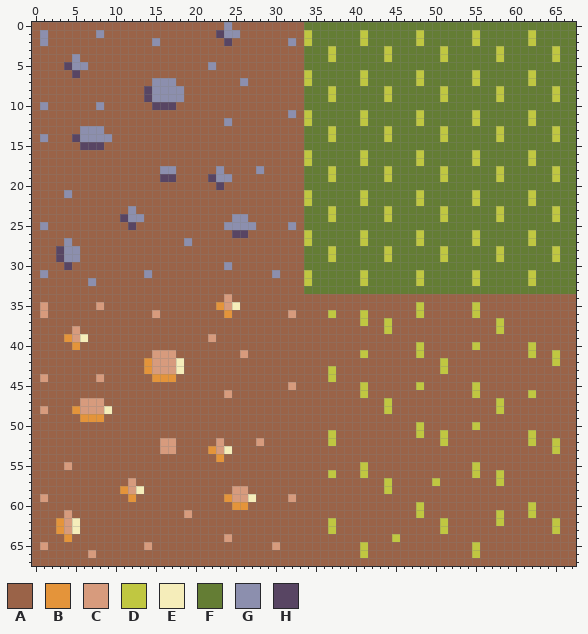
Edited in one commit: pixel-art file (resources/maps/tiles.aseprite). The first picture shows the starting point.
68x68 pixels, 1 frame.
Visible layers, top first: "Layer 3", "Layer 2", "Layer 1".
Palette (. is transparent): A #9a6348  B #e4943a  C #d79b7d  D #c0c741  E #f5edba  F #647d34  G #8c8fae  H #584563
Pixels before, first column x 0:
 0 AAAAAAAAAAAAAAAAAAAAAAAAGAAAAAAAAAFFFFFFFFFFFFFFFFFFFFFFFFFFFFFFFFFF
 1 AGAAAAAAGAAAAAAAAAAAAAAHGGAAAAAAAADFFFFFFDFFFFFFDFFFFFFDFFFFFFDFFFFF
 2 AGAAAAAAAAAAAAAGAAAAAAAAHAAAAAAAGADFFFFFFDFFFFFFDFFFFFFDFFFFFFDFFFFF
 3 AAAAAAAAAAAAAAAAAAAAAAAAAAAAAAAAAAFFFDFFFFFFDFFFFFFDFFFFFFDFFFFFFDFF
 4 AAAAAGAAAAAAAAAAAAAAAAAAAAAAAAAAAAFFFDFFFFFFDFFFFFFDFFFFFFDFFFFFFDFF
 5 AAAAHGGAAAAAAAAAAAAAAAGAAAAAAAAAAAFFFFFFFFFFFFFFFFFFFFFFFFFFFFFFFFFF
 6 AAAAAHAAAAAAAAAAAAAAAAAAAAAAAAAAAADFFFFFFDFFFFFFDFFFFFFDFFFFFFDFFFFF
 7 AAAAAAAAAAAAAAAGGGAAAAAAAAGAAAAAAADFFFFFFDFFFFFFDFFFFFFDFFFFFFDFFFFF
 8 AAAAAAAAAAAAAAHGGGGAAAAAAAAAAAAAAAFFFDFFFFFFDFFFFFFDFFFFFFDFFFFFFDFF
 9 AAAAAAAAAAAAAAHGGGGAAAAAAAAAAAAAAAFFFDFFFFFFDFFFFFFDFFFFFFDFFFFFFDFF
10 AGAAAAAAGAAAAAAHHHAAAAAAAAAAAAAAAAFFFFFFFFFFFFFFFFFFFFFFFFFFFFFFFFFF
11 AAAAAAAAAAAAAAAAAAAAAAAAAAAAAAAAGADFFFFFFDFFFFFFDFFFFFFDFFFFFFDFFFFF
12 AAAAAAAAAAAAAAAAAAAAAAAAGAAAAAAAAADFFFFFFDFFFFFFDFFFFFFDFFFFFFDFFFFF
13 AAAAAAGGGAAAAAAAAAAAAAAAAAAAAAAAAAFFFDFFFFFFDFFFFFFDFFFFFFDFFFFFFDFF
14 AGAAAHGGGGAAAAAAAAAAAAAAAAAAAAAAAAFFFDFFFFFFDFFFFFFDFFFFFFDFFFFFFDFF
15 AAAAAAHHHAAAAAAAAAAAAAAAAAAAAAAAAAFFFFFFFFFFFFFFFFFFFFFFFFFFFFFFFFFF
16 AAAAAAAAAAAAAAAAAAAAAAAAAAAAAAAAAADFFFFFFDFFFFFFDFFFFFFDFFFFFFDFFFFF
17 AAAAAAAAAAAAAAAAAAAAAAAAAAAAAAAAAADFFFFFFDFFFFFFDFFFFFFDFFFFFFDFFFFF
18 AAAAAAAAAAAAAAAAGGAAAAAGAAAAGAAAAAFFFDFFFFFFDFFFFFFDFFFFFFDFFFFFFDFF
19 AAAAAAAAAAAAAAAAHHAAAAHGGAAAAAAAAAFFFDFFFFFFDFFFFFFDFFFFFFDFFFFFFDFF
20 AAAAAAAAAAAAAAAAAAAAAAAHAAAAAAAAAAFFFFFFFFFFFFFFFFFFFFFFFFFFFFFFFFFF
21 AAAAGAAAAAAAAAAAAAAAAAAAAAAAAAAAAADFFFFFFDFFFFFFDFFFFFFDFFFFFFDFFFFF
22 AAAAAAAAAAAAAAAAAAAAAAAAAAAAAAAAAADFFFFFFDFFFFFFDFFFFFFDFFFFFFDFFFFF
23 AAAAAAAAAAAAGAAAAAAAAAAAAAAAAAAAAAFFFDFFFFFFDFFFFFFDFFFFFFDFFFFFFDFF
24 AAAAAAAAAAAHGGAAAAAAAAAAAGGAAAAAAAFFFDFFFFFFDFFFFFFDFFFFFFDFFFFFFDFF
25 AGAAAAAAAAAAHAAAAAAAAAAAGGGGAAAAGAFFFFFFFFFFFFFFFFFFFFFFFFFFFFFFFFFF
26 AAAAAAAAAAAAAAAAAAAAAAAAAHHAAAAAAADFFFFFFDFFFFFFDFFFFFFDFFFFFFDFFFFF
27 AAAAGAAAAAAAAAAAAAAGAAAAAAAAAAAAAADFFFFFFDFFFFFFDFFFFFFDFFFFFFDFFFFF
28 AAAHGGAAAAAAAAAAAAAAAAAAAAAAAAAAAAFFFDFFFFFFDFFFFFFDFFFFFFDFFFFFFDFF
29 AAAHGGAAAAAAAAAAAAAAAAAAAAAAAAAAAAFFFDFFFFFFDFFFFFFDFFFFFFDFFFFFFDFF
30 AAAAHAAAAAAAAAAAAAAAAAAAGAAAAAAAAAFFFFFFFFFFFFFFFFFFFFFFFFFFFFFFFFFF
31 AGAAAAAAAAAAAAGAAAAAAAAAAAAAAAGAAADFFFFFFDFFFFFFDFFFFFFDFFFFFFDFFFFF
32 AAAAAAAGAAAAAAAAAAAAAAAAAAAAAAAAAADFFFFFFDFFFFFFDFFFFFFDFFFFFFDFFFFF
33 AAAAAAAAAAAAAAAAAAAAAAAAAAAAAAAAAAFFFFFFFFFFFFFFFFFFFFFFFFFFFFFFFFFF
34 AAAAAAAAAAAAAAAAAAAAAAAACAAAAAAAAAAAAAAAAAAAAAAAAAAAAAAAAAAAAAAAAAAA
35 ACAAAAAACAAAAAAAAAAAAAABCEAAAAAAAAAAAAAAAAAAAAAADAAAAAADAAAAAAAAAAAA
36 ACAAAAAAAAAAAAACAAAAAAAABAAAAAAACAAAADAAADAAAAAADAAAAAADAAAAAAAAAAAA
37 AAAAAAAAAAAAAAAAAAAAAAAAAAAAAAAAAAAAAAAAADAADAAAAAAAAAAAAADAAAAAAAAA
38 AAAAACAAAAAAAAAAAAAAAAAAAAAAAAAAAAAAAAAAAAAADAAAAAAAAAAAAADAAAAAAAAA
39 AAAABCEAAAAAAAAAAAAAAACAAAAAAAAAAAAAAAAAAAAAAAAAAAAAAAAAAAAAAAAAAAAA
40 AAAAABAAAAAAAAAAAAAAAAAAAAAAAAAAAAAAAAAAAAAAAAAADAAAAAADAAAAAADAAAAA
41 AAAAAAAAAAAAAAACCCAAAAAAAACAAAAAAAAAAAAAADAAAAAADAAAAAAAAAAAAADAADAA
42 AAAAAAAAAAAAAABCCCEAAAAAAAAAAAAAAAAAAAAAAAAAAAAAAAADAAAAAAAAAAAAADAA
43 AAAAAAAAAAAAAABCCCEAAAAAAAAAAAAAAAAAADAAAAAAAAAAAAADAAAAAAAAAAAAAAAA
44 ACAAAAAACAAAAAABBBAAAAAAAAAAAAAAAAAAADAAAAAAAAAAAAAAAAAAAAAAAAAAAAAA
45 AAAAAAAAAAAAAAAAAAAAAAAAAAAAAAAACAAAAAAAADAAAAAADAAAAAADAAAAAAAAAAAA
46 AAAAAAAAAAAAAAAAAAAAAAAACAAAAAAAAAAAAAAAADAAAAAAAAAAAAADAAAAAADAAAAA
47 AAAAAACCCAAAAAAAAAAAAAAAAAAAAAAAAAAAAAAAAAAADAAAAAAAAAAAAADAAAAAAAAA
48 ACAAABCCCEAAAAAAAAAAAAAAAAAAAAAAAAAAAAAAAAAADAAAAAAAAAAAAADAAAAAAAAA
49 AAAAAABBBAAAAAAAAAAAAAAAAAAAAAAAAAAAAAAAAAAAAAAAAAAAAAAAAAAAAAAAAAAA
50 AAAAAAAAAAAAAAAAAAAAAAAAAAAAAAAAAAAAAAAAAAAAAAAADAAAAAADAAAAAAAAAAAA
51 AAAAAAAAAAAAAAAAAAAAAAAAAAAAAAAAAAAAADAAAAAAAAAADAADAAAAAAAAAADAAAAA
52 AAAAAAAAAAAAAAAACCAAAAACAAAACAAAAAAAADAAAAAAAAAAAAADAAAAAAAAAADAADAA
53 AAAAAAAAAAAAAAAACCAAAABCEAAAAAAAAAAAAAAAAAAAAAAAAAAAAAAAAAAAAAAAADAA
54 AAAAAAAAAAAAAAAAAAAAAAABAAAAAAAAAAAAAAAAAAAAAAAAAAAAAAAAAAAAAAAAAAAA
55 AAAACAAAAAAAAAAAAAAAAAAAAAAAAAAAAAAAAAAAADAAAAAAAAAAAAADAAAAAAAAAAAA
56 AAAAAAAAAAAAAAAAAAAAAAAAAAAAAAAAAAAAADAAADAAAAAAAAAAAAADAADAAAAAAAAA
57 AAAAAAAAAAAACAAAAAAAAAAAAAAAAAAAAAAAAAAAAAAADAAAAADAAAAAAADAAAAAAAAA
58 AAAAAAAAAAABCEAAAAAAAAAAACCAAAAAAAAAAAAAAAAADAAAAAAAAAAAAAAAAAAAAAAA
59 ACAAAAAAAAAABAAAAAAAAAAABCCEAAAACAAAAAAAAAAAAAAAAAAAAAAAAAAAAAAAAAAA
60 AAAAAAAAAAAAAAAAAAAAAAAAABBAAAAAAAAAAAAAAAAAAAAADAAAAAAAAAAAAADAAAAA
61 AAAACAAAAAAAAAAAAAACAAAAAAAAAAAAAAAAAAAAAAAAAAAADAAAAAAAAADAAADAAAAA
62 AAABCEAAAAAAAAAAAAAAAAAAAAAAAAAAAAAAADAAAAAAAAAAAAADAAAAAADAAAAAADAA
63 AAABCEAAAAAAAAAAAAAAAAAAAAAAAAAAAAAAADAAAAAAAAAAAAADAAAAAAAAAAAAADAA
64 AAAABAAAAAAAAAAAAAAAAAAACAAAAAAAAAAAAAAAAAAAADAAAAAAAAAAAAAAAAAAAAAA
65 ACAAAAAAAAAAAACAAAAAAAAAAAAAAACAAAAAAAAAADAAAAAAAAAAAAADAAAAAAAAAAAA
66 AAAAAAACAAAAAAAAAAAAAAAAAAAAAAAAAAAAAAAAADAAAAAAAAAAAAADAAAAAAAAAAAA
67 AAAAAAAAAAAAAAAAAAAAAAAAAAAAAAAAAAAAAAAAAAAAAAAAAAAAAAAAAAAAAAAAAAAA
After the commit:
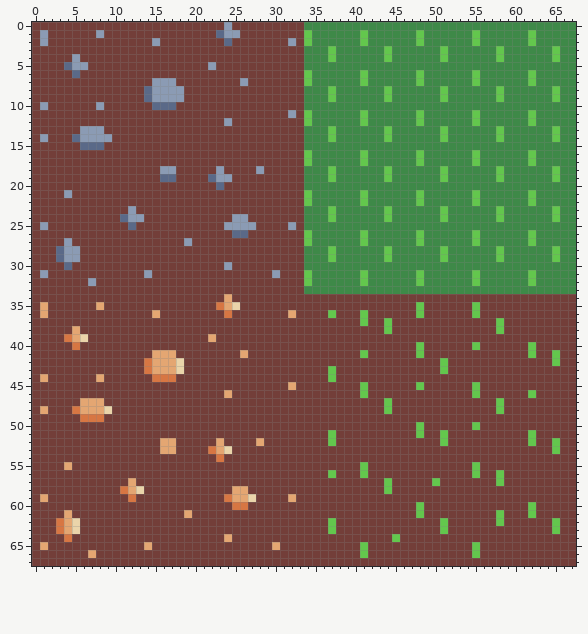
Edits made:
Colour A changes from #9a6348 to #733e39.
Colour B changes from #e4943a to #d77643.
Colour C changes from #d79b7d to #e4a672.
Colour D changes from #c0c741 to #63c74d.
Colour E changes from #f5edba to #ead4aa.
Colour F changes from #647d34 to #3e8948.
Colour G changes from #8c8fae to #8b9bb4.
Colour H changes from #584563 to #5a6988.
Where, in picture pixels (left, top, right, bottom), the same in both pictures:
changed: (32, 22, 576, 566)
